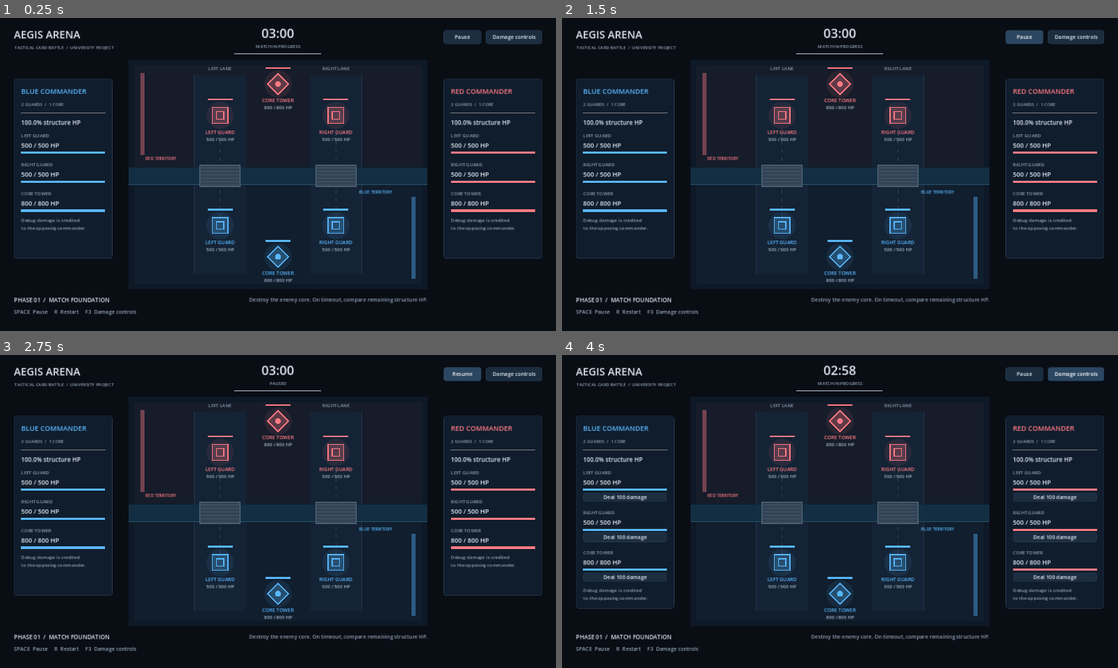
Above: before the commit, frames 1-4 (two rows, left to right).
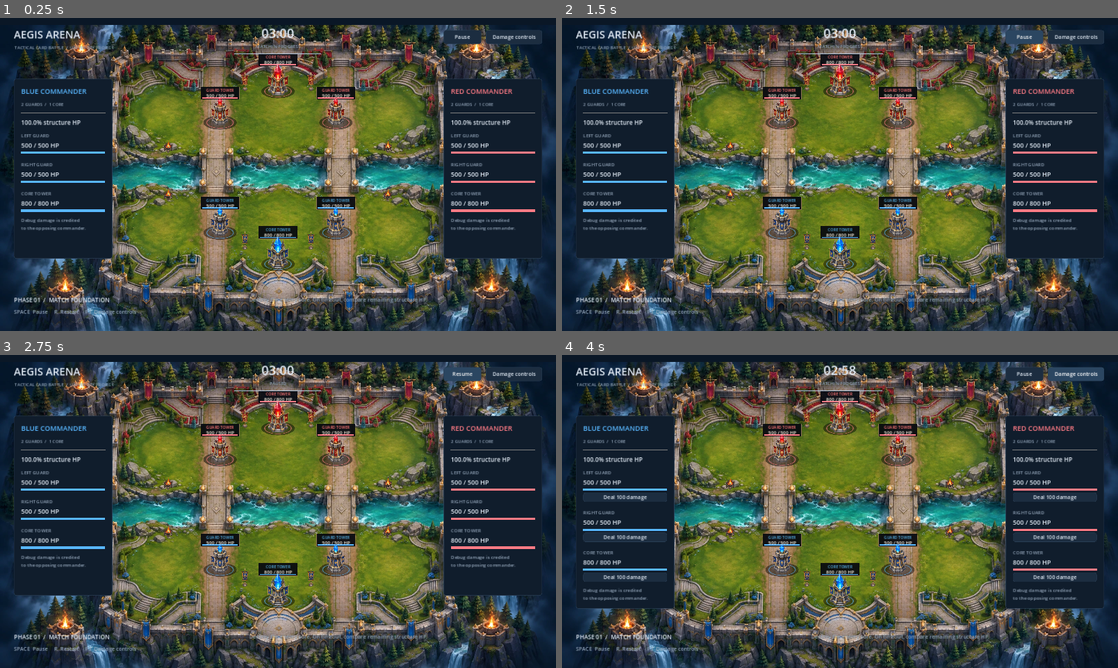
Above: after the commit, the same moments.

Repository: rahi-sadat/Aegis-Arena
Game: Godot game, scene res://scenes/main/Main.tscn
Same seed, same stepped clock (60 frames per second), same inputs: the game is played once before the commit and once after it.
Inputs (mouse positions are in pixels of both pictures, inside the frame that each line leads up to):
- Up to frame 1 (0.25 s): no input
- Up to frame 2 (1.5 s): tap Enter at 0.5 s; move the mouse to (962, 158) at 0.52 s; tap R at 0.6 s; tap Space at 0.77 s; click "Resume" at 1.25 s
- Up to frame 3 (2.75 s): click "Pause" at 2 s
- Up to frame 4 (4 s): click "Resume" at 2.75 s; click "Damage controls" at 3.5 s

The runs differ from the first frame. In frame 1, 67% of the frame differs, in the area x 0-100%, y 2-100%; in frame 2, 67%; in frame 3, 67%; in frame 4, 66%.

Commit message:
feat(arena): upgrade arena layout coordinates and tower rendering
- Implement ArenaLayout defining board bounds, lanes, bridge, and tower positions
- Update Arena to render textured fortress background, banners, and braziers
- Update ArenaStructure to support tower sprite textures and ruin state transitions
- Update CoreTower and GuardTower scenes with sprite components and destruction graphics

Diff:
--- a/scenes/arena/Arena.tscn
+++ b/scenes/arena/Arena.tscn
@@ -1,6 +1,14 @@
-[gd_scene load_steps=2 format=3]
+[gd_scene load_steps=6 format=3]
 
 [ext_resource type="Script" path="res://scripts/arena/arena.gd" id="1_arena"]
+[ext_resource type="Texture2D" path="res://assets/arena/fortress.webp" id="2_fortress"]
+[ext_resource type="Texture2D" path="res://assets/arena/decorations/blue_banner.webp" id="3_blue"]
+[ext_resource type="Texture2D" path="res://assets/arena/decorations/red_banner.webp" id="4_red"]
+[ext_resource type="Texture2D" path="res://assets/arena/decorations/brazier.webp" id="5_brazier"]
 
 [node name="Arena" type="Node2D"]
 script = ExtResource("1_arena")
+fortress = ExtResource("2_fortress")
+blue_banner = ExtResource("3_blue")
+red_banner = ExtResource("4_red")
+brazier = ExtResource("5_brazier")
--- a/scenes/structures/CoreTower.tscn
+++ b/scenes/structures/CoreTower.tscn
@@ -1,11 +1,21 @@
-[gd_scene load_steps=3 format=3]
+[gd_scene load_steps=7 format=3]
 
 [ext_resource type="Script" path="res://scripts/combat/structure.gd" id="1_structure"]
 [ext_resource type="Resource" path="res://data/structures/core_tower.tres" id="2_stats"]
+[ext_resource type="Texture2D" path="res://assets/arena/structures/blue_core.webp" id="3_blue"]
+[ext_resource type="Texture2D" path="res://assets/arena/structures/red_core.webp" id="4_red"]
+[ext_resource type="Texture2D" path="res://assets/arena/structures/blue_ruin.webp" id="5_blue_ruin"]
+[ext_resource type="Texture2D" path="res://assets/arena/structures/red_ruin.webp" id="6_red_ruin"]
 
 [node name="CoreTower" type="Node2D"]
 script = ExtResource("1_structure")
 data = ExtResource("2_stats")
+blue_art = ExtResource("3_blue")
+red_art = ExtResource("4_red")
+blue_ruin = ExtResource("5_blue_ruin")
+red_ruin = ExtResource("6_red_ruin")
+
+[node name="TowerArt" type="Sprite2D" parent="."]
 
 [node name="Title" type="Label" parent="."]
 offset_left = -110.0
--- a/scenes/structures/GuardTower.tscn
+++ b/scenes/structures/GuardTower.tscn
@@ -1,11 +1,21 @@
-[gd_scene load_steps=3 format=3]
+[gd_scene load_steps=7 format=3]
 
 [ext_resource type="Script" path="res://scripts/combat/structure.gd" id="1_structure"]
 [ext_resource type="Resource" path="res://data/structures/guard_tower.tres" id="2_stats"]
+[ext_resource type="Texture2D" path="res://assets/arena/structures/blue_guard.webp" id="3_blue"]
+[ext_resource type="Texture2D" path="res://assets/arena/structures/red_guard.webp" id="4_red"]
+[ext_resource type="Texture2D" path="res://assets/arena/structures/blue_ruin.webp" id="5_blue_ruin"]
+[ext_resource type="Texture2D" path="res://assets/arena/structures/red_ruin.webp" id="6_red_ruin"]
 
 [node name="GuardTower" type="Node2D"]
 script = ExtResource("1_structure")
 data = ExtResource("2_stats")
+blue_art = ExtResource("3_blue")
+red_art = ExtResource("4_red")
+blue_ruin = ExtResource("5_blue_ruin")
+red_ruin = ExtResource("6_red_ruin")
+
+[node name="TowerArt" type="Sprite2D" parent="."]
 
 [node name="Title" type="Label" parent="."]
 offset_left = -110.0
--- a/scripts/arena/arena.gd
+++ b/scripts/arena/arena.gd
@@ -1,32 +1,24 @@
 extends Node2D
-## Draws the two lanes, team territories, river, and crossings using shapes only.
+## Painted fortress covering the original logical lane and tower coordinates.
+
+@export var fortress: Texture2D
+@export var blue_banner: Texture2D
+@export var red_banner: Texture2D
+@export var brazier: Texture2D
 
 func _draw() -> void:
-	var blue: Color = GameConstants.BLUE_COLOR
-	var red: Color = GameConstants.RED_COLOR
-	draw_rect(Rect2(444, 144, 1032, 792), Color("0e1927"))
-	draw_rect(Rect2(444, 144, 1032, 792), Color("283b50"), false, 2.0)
-	draw_rect(Rect2(464, 164, 992, 350), Color(red, 0.035))
-	draw_rect(Rect2(464, 576, 992, 340), Color(blue, 0.035))
-	for lane_x in [760.0, 1160.0]:
-		draw_rect(Rect2(lane_x - 89, 196, 178, 688), Color("142335"))
-		draw_line(Vector2(lane_x - 89, 196), Vector2(lane_x - 89, 884), Color("25384b"), 1.0)
-		draw_line(Vector2(lane_x + 89, 196), Vector2(lane_x + 89, 884), Color("25384b"), 1.0)
-		for marker_y in range(398, 704, 28):
-			draw_line(Vector2(lane_x, marker_y), Vector2(lane_x, marker_y + 10), Color("31465c"), 2.0)
-	# The river/crossings are visual landmarks; navigation is introduced in Phase 3.
-	draw_rect(Rect2(445, 516, 1030, 58), Color("132e42"))
-	draw_line(Vector2(445, 516), Vector2(1475, 516), Color("28536a"), 2.0)
-	draw_line(Vector2(445, 574), Vector2(1475, 574), Color("28536a"), 2.0)
-	for lane_x in [760.0, 1160.0]:
-		draw_rect(Rect2(lane_x - 70, 508, 140, 74), Color("344455"))
-		draw_rect(Rect2(lane_x - 70, 508, 140, 74), Color("617387"), false, 2.0)
-		for plank_y in range(518, 580, 12):
-			draw_line(Vector2(lane_x - 66, plank_y), Vector2(lane_x + 66, plank_y), Color("43566b"), 2.0)
-	draw_rect(Rect2(484, 190, 16, 284), Color(red, 0.4))
-	draw_rect(Rect2(1420, 616, 16, 284), Color(blue, 0.4))
-	var font: Font = ThemeDB.fallback_font
-	draw_string(font, Vector2(670, 180), "LEFT LANE", HORIZONTAL_ALIGNMENT_CENTER, 180, 16, Color("8c9eb1"))
-	draw_string(font, Vector2(1070, 180), "RIGHT LANE", HORIZONTAL_ALIGNMENT_CENTER, 180, 16, Color("8c9eb1"))
-	draw_string(font, Vector2(502, 490), "RED TERRITORY", HORIZONTAL_ALIGNMENT_LEFT, -1, 14, red)
-	draw_string(font, Vector2(1240, 606), "BLUE TERRITORY", HORIZONTAL_ALIGNMENT_LEFT, -1, 14, blue)
+	draw_rect(Rect2(0, 0, 1920, 1080), Color("#0a1726"))
+	if fortress != null:
+		draw_texture_rect(fortress, Rect2(0, 25, 1920, 1080), false)
+	for x: float in [846.0, 1074.0]:
+		_draw_prop(red_banner, Vector2(x, 251), 63.0)
+		_draw_prop(blue_banner, Vector2(x, 799), 63.0)
+	for x: float in [581.0, 1339.0]:
+		_draw_prop(brazier, Vector2(x, 465), 43.0)
+		_draw_prop(brazier, Vector2(x, 631), 43.0)
+
+func _draw_prop(texture: Texture2D, foot: Vector2, height: float) -> void:
+	if texture == null:
+		return
+	var width := height * float(texture.get_width()) / texture.get_height()
+	draw_texture_rect(texture, Rect2(foot.x - width * 0.5, foot.y - height, width, height), false)
--- /dev/null
+++ b/scripts/arena/arena_layout.gd
@@ -0,0 +1,9 @@
+class_name ArenaLayout
+extends RefCounted
+## Logical board geometry shared by the arena artwork and the minimap.
+
+const FIELD := Rect2(424, 120, 1072, 768)
+const LANE_X := [760.0, 1160.0]
+const RIVER_TOP := 516.0
+const RIVER_BOTTOM := 574.0
+const BRIDGE_HALF_WIDTH := 70.0
--- a/scripts/combat/structure.gd
+++ b/scripts/combat/structure.gd
@@ -1,6 +1,6 @@
 class_name ArenaStructure
 extends Node2D
-## Owns live tower HP, one-time destruction signals, and placeholder tower drawing.
+## Owns live tower HP and one-time destruction signals, and presents the tower.
 
 signal damaged(structure: ArenaStructure, actual_damage: float)
 signal destroyed(structure: ArenaStructure)
@@ -9,18 +9,30 @@
 @export_enum("Blue", "Red") var team_id: int = GameConstants.Team.BLUE
 @export var structure_id: StringName
 @export_enum("Left", "Right") var lane: int = 0
+@export var blue_art: Texture2D
+@export var red_art: Texture2D
+@export var blue_ruin: Texture2D
+@export var red_ruin: Texture2D
 
 var max_hp: float:
 	get:
 		return data.max_hp
 var current_hp: float = 0.0
 var is_destroyed: bool = false
+var _shown_fraction: float = 1.0
+var _health_tween: Tween
+var _destruction_tween: Tween
+var _plate_y: float
 
 @onready var title_label: Label = $Title
 @onready var health_label: Label = $Health
+@onready var _sprite: Sprite2D = $TowerArt
 
 func _ready() -> void:
 	assert(data != null, "A structure requires a StructureData resource.")
+	_plate_y = -106.0 if data.structure_type == StructureData.Kind.CORE else -99.0
+	_format_label(title_label, _plate_y + 2, 13)
+	_format_label(health_label, _plate_y + 18, 16)
 	reset_health()
 
 func display_title() -> String:
@@ -32,7 +44,7 @@
 	# Only match initialization/restart may restore a destroyed structure.
 	current_hp = max_hp
 	is_destroyed = false
-	_refresh_presentation()
+	_refresh_presentation(true)
 
 func take_damage(amount: float) -> float:
 	if is_destroyed or not is_finite(amount) or amount <= 0.0:
@@ -47,33 +59,60 @@
 		destroyed.emit(self)
 	return actual_damage
 
-func _refresh_presentation() -> void:
-	if is_node_ready():
-		title_label.text = display_title()
-		health_label.text = "DESTROYED" if is_destroyed else "%d / %d HP" % [current_hp, max_hp]
-		title_label.modulate = GameConstants.team_color(team_id)
+func _refresh_presentation(immediate: bool = false) -> void:
+	if not is_node_ready():
+		return
+	title_label.text = data.display_name.to_upper()
+	health_label.text = "%d / %d HP" % [ceili(current_hp), max_hp]
+	title_label.modulate = GameConstants.team_color(team_id) if not is_destroyed else Color("#c3abb0")
+	health_label.modulate = Color.WHITE if not is_destroyed else Color("#c6b5ad")
+	_refresh_sprite(immediate)
+	if _health_tween != null and _health_tween.is_valid():
+		_health_tween.kill()
+	var fraction := current_hp / max_hp
+	if immediate or UISettings.reduce_motion:
+		_show_fraction(fraction)
+	else:
+		_health_tween = create_tween()
+		_health_tween.tween_method(_show_fraction, _shown_fraction, fraction, 0.19)
+
+func _refresh_sprite(immediate: bool) -> void:
+	var core := data.structure_type == StructureData.Kind.CORE
+	var blue := team_id == GameConstants.Team.BLUE
+	_sprite.texture = (blue_ruin if blue else red_ruin) if is_destroyed else (blue_art if blue else red_art)
+	if _destruction_tween != null and _destruction_tween.is_valid():
+		_destruction_tween.kill()
+	var height := (66.0 if core else 52.0) if is_destroyed else (113.0 if core else 102.0)
+	if _sprite.texture != null:
+		_sprite.scale = Vector2.ONE * (height / _sprite.texture.get_height())
+	_sprite.position.y = (42.0 if core else 37.0) - height * 0.5
+	_sprite.modulate = Color.WHITE
+	if is_destroyed and not immediate and not UISettings.reduce_motion:
+		_sprite.modulate = Color(1.48, 1.21, 0.94, 0.52)
+		_destruction_tween = create_tween()
+		_destruction_tween.tween_property(_sprite, "modulate", Color.WHITE, 0.31)
+
+func _format_label(label: Label, y: float, font_size: int) -> void:
+	label.position = Vector2(-80, y)
+	label.size = Vector2(160, 19)
+	label.add_theme_font_size_override("font_size", font_size)
+	label.add_theme_color_override("font_color", Color("#fff7e6"))
+	label.mouse_filter = Control.MOUSE_FILTER_IGNORE
+
+func _show_fraction(value: float) -> void:
+	_shown_fraction = value
 	queue_redraw()
 
 func _draw() -> void:
 	if data == null:
 		return
-	var tint: Color = GameConstants.team_color(team_id)
-	if is_destroyed:
-		tint = Color("56616c")
-	draw_circle(Vector2.ZERO, 47.0, Color(tint, 0.09))
-	if data.structure_type == StructureData.Kind.CORE:
-		var corners := PackedVector2Array([Vector2(0, -36), Vector2(36, 0), Vector2(0, 36), Vector2(-36, 0)])
-		draw_colored_polygon(corners, Color(tint, 0.24))
-		var outline: PackedVector2Array = corners.duplicate()
-		outline.append(corners[0])
-		draw_polyline(outline, tint, 3.0, true)
-		draw_circle(Vector2.ZERO, 10.0, tint)
-	else:
-		draw_rect(Rect2(-27, -27, 54, 54), Color(tint, 0.22))
-		draw_rect(Rect2(-27, -27, 54, 54), tint, false, 3.0)
-		draw_rect(Rect2(-13, -13, 26, 26), tint, false, 3.0)
-	if is_destroyed:
-		draw_line(Vector2(-24, -24), Vector2(24, 24), tint, 4.0, true)
-		draw_line(Vector2(24, -24), Vector2(-24, 24), tint, 4.0, true)
-	draw_rect(Rect2(-43, -58, 86, 6), Color("1a2635"))
-	draw_rect(Rect2(-43, -58, 86 * current_hp / max_hp, 6), tint)
+	var tint := Color("#716569") if is_destroyed else GameConstants.team_color(team_id)
+	draw_set_transform(Vector2(0, 25), 0, Vector2(1, 0.42))
+	draw_circle(Vector2.ZERO, 57.0, Color(0.015, 0.018, 0.029, 0.48), true, -1.0, true)
+	draw_arc(Vector2.ZERO, 46.0, 0.0, TAU, 28, Color(tint, 0.56), 2.0, true)
+	draw_set_transform(Vector2.ZERO)
+	var plate := Rect2(-67, _plate_y, 134, 44)
+	draw_rect(plate, Color(0.025, 0.035, 0.060, 0.93))
+	draw_rect(plate, Color("#8a7254"), false, 1.0)
+	draw_rect(Rect2(-62, _plate_y + 37, 124, 4), Color("#302838"))
+	draw_rect(Rect2(-62, _plate_y + 37, 124 * _shown_fraction, 4), tint)
Not shown, added: scripts/arena/arena_layout.gd.uid
